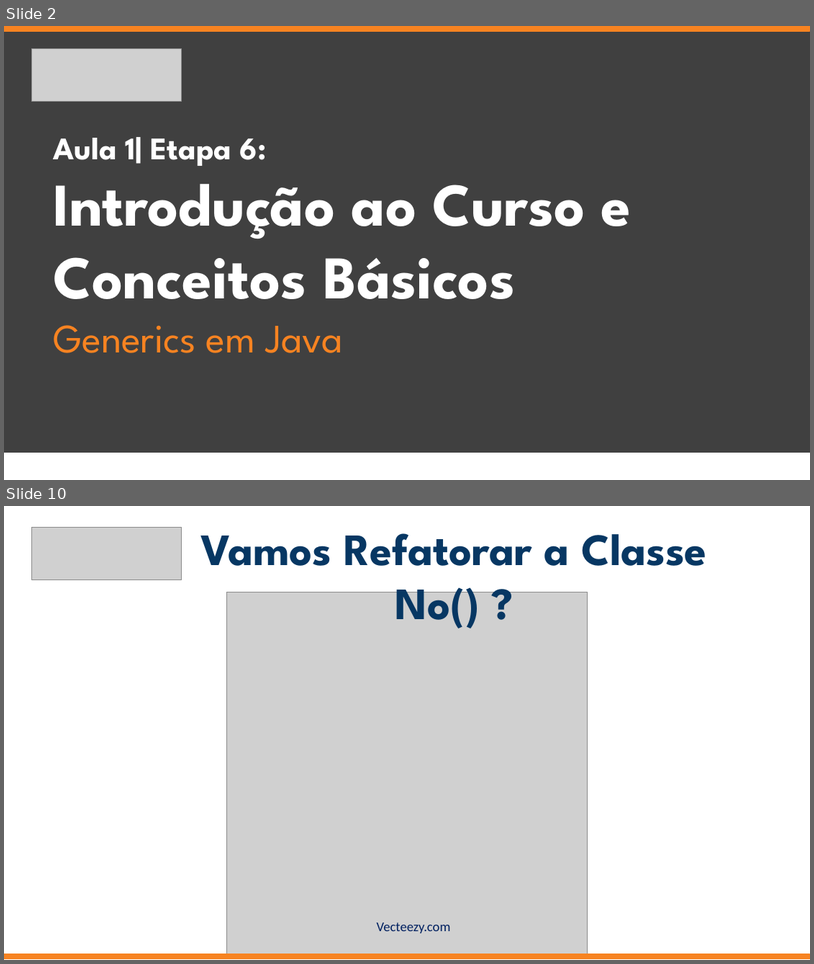
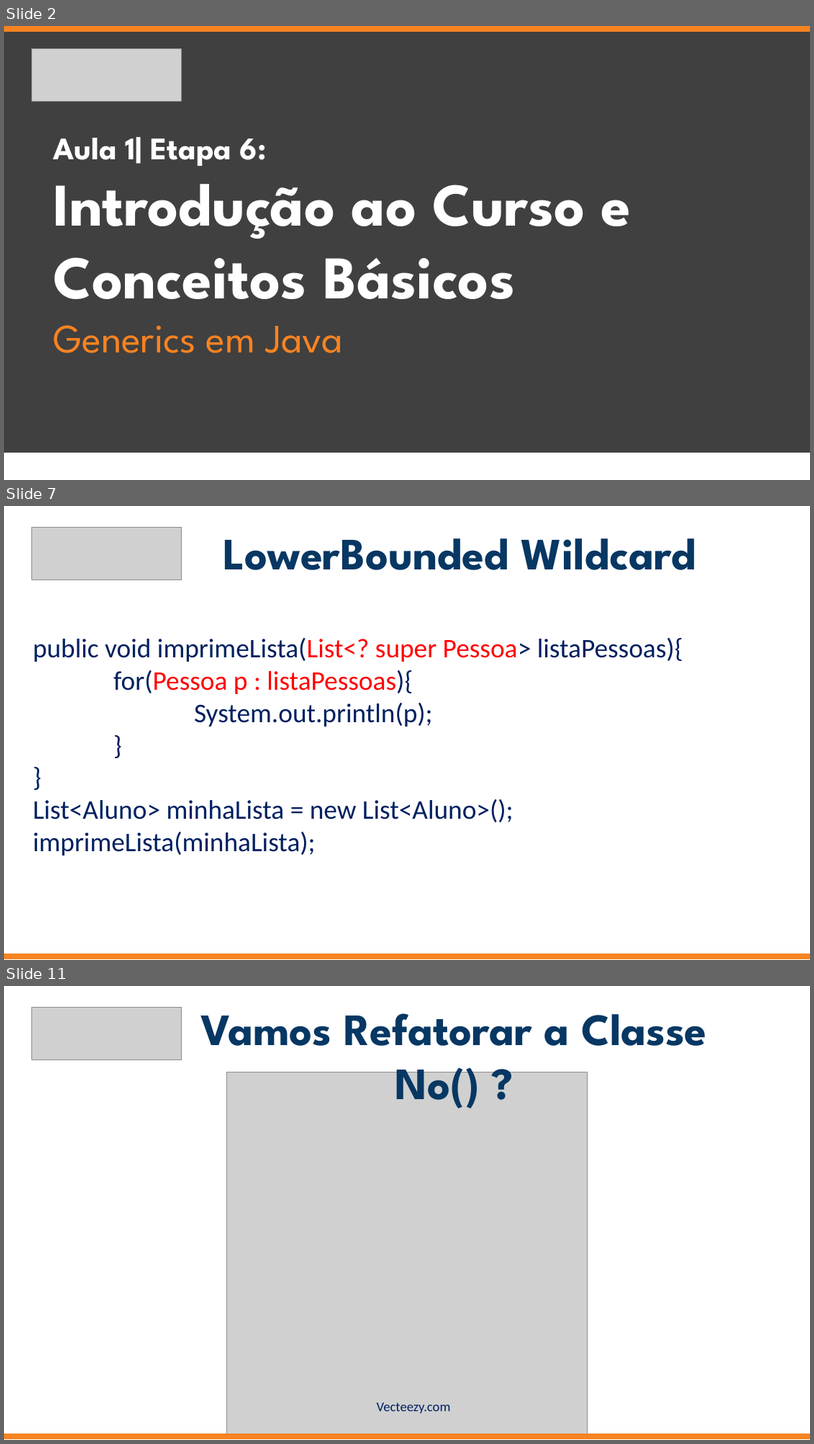
Before and after one commit to jrdutra/estruturaDeDadosJavaDio, a slide deck: apresentacoes/Aula1/Etapa6-GenericsEmJava/Etapa6.pptx. Shown one above the other, each under a label of ours: slides 2 and 10 before the commit, slides 2, 7 and 11 after it; the slides between them are not shown. The pictures are 814x964 and 814x1444 pixels, drawn with LibreOffice and Linux fonts; fonts in the diff are those of the drawing; grey boxes stand for pictures. Boxes give left, top, right and bottom in pixels: in the first picture for what was removed or moved away, otherwise in the second. Text is boxed around its words. In the diff, an @@ line names an element or a change of style, - is before the commit and + after.

```diff
--- a/apresentacoes/Aula1/Etapa6-GenericsEmJava/Etapa6.pptx
+++ b/apresentacoes/Aula1/Etapa6-GenericsEmJava/Etapa6.pptx
@@ slide 7 added at <box>4,506,810,960</box>, background #FFFFFF @@
@@ picture added at <box>31,528,181,580</box> @@
@@ subtitle added at <box>223,538,697,570</box>, 40 pt, text #073763, bold @@
+LowerBounded Wildcard
@@ text added at <box>33,638,684,855</box>, 24 pt, text #002060 @@
+public void imprimeLista(List<? super Pessoa> listaPessoas){
+for(Pessoa p : listaPessoas){
+System.out.println(p);
+}
+}
+List<Aluno> minhaLista = new List<Aluno>();
+imprimeLista(minhaLista);
@@ rectangle added at <box>4,954,810,958</box>, fill #F78321, outline #F78321 0.75 pt @@
@@ what was slide 10 is now slide 11 @@
```
Also in this commit, not shown: 7 slides changed, 23 other files.
